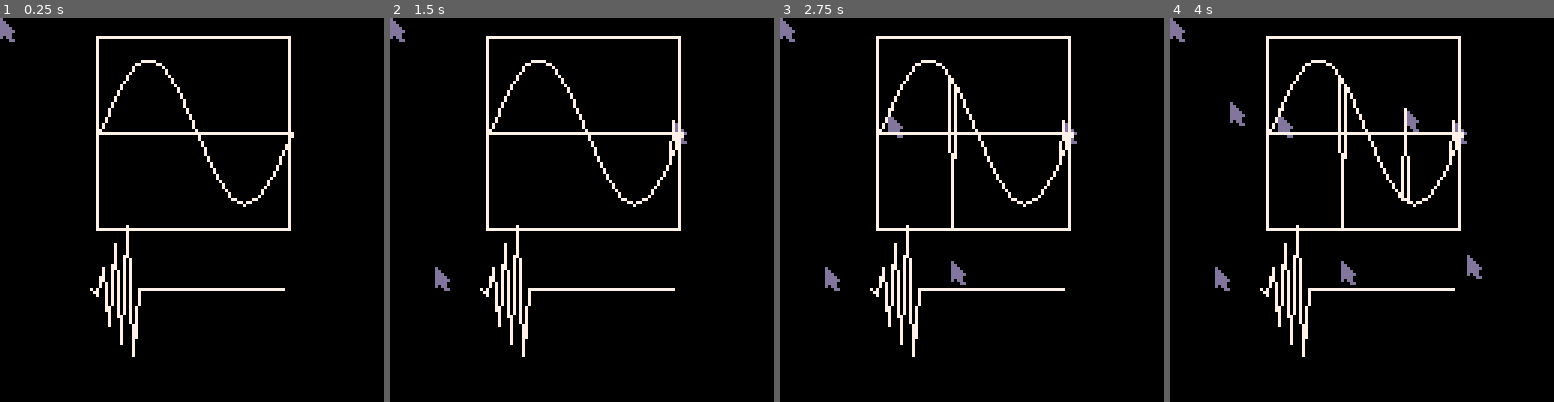
Above: before the commit, frames 1-4 (left to right).
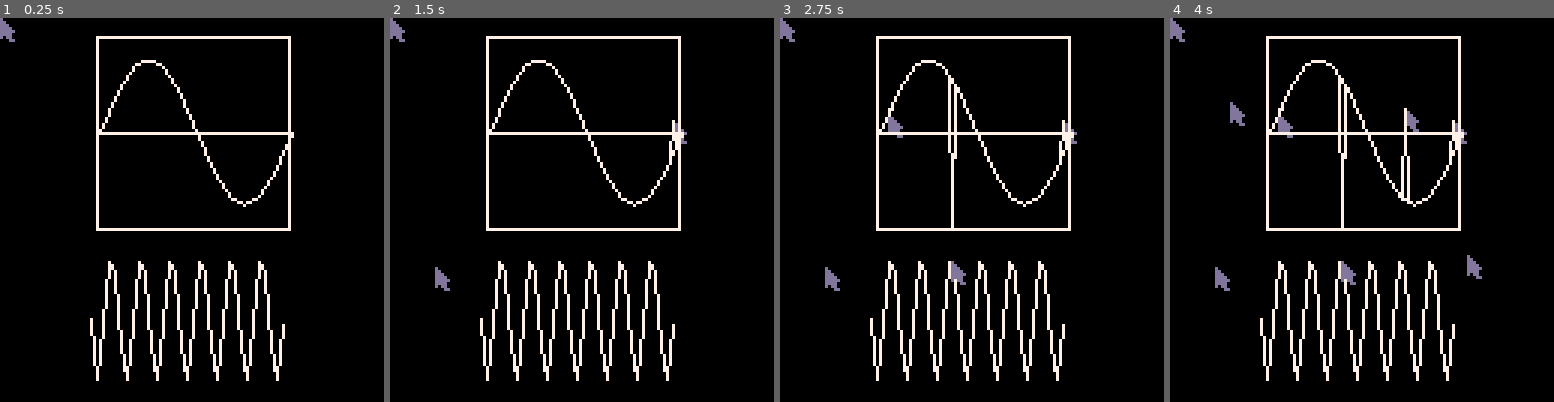
Above: after the commit, the same moments.

Repository: danslocombe/pico8-synth
Game: PICO-8 cartridge synth.p8
Two runs of this game, one before a commit and one after it. Both use one fixed random seed, a clock stepped at 60 frames per second and the inputs below.
Inputs (mouse positions are in pixels of both pictures, inside the frame that each line leads up to):
- Up to frame 1 (0.25 s): no input
- Up to frame 2 (1.5 s): click (670, 121) at 0.67 s; click (436, 267) at 1.22 s
- Up to frame 3 (2.75 s): click (887, 114) at 1.77 s; click (952, 259) at 2.32 s
- Up to frame 4 (4 s): click (1404, 106) at 2.87 s; click (1465, 256) at 3.42 s; click (1231, 102) at 3.97 s

The runs differ from the first frame. In frame 1, 3.8% of the frame differs, in the area x 23-75%, y 53-95%; in frame 2, 3.8%; in frame 3, 3.8%; in frame 4, 3.8%.

Commit message:
Fix up display

Diff:
--- a/synth.p8
+++ b/synth.p8
@@ -68,6 +68,8 @@
     end
 end
 
+local spectro_y = 100
+local spectro_height = 28
 
 function _update60()
     --cls()
@@ -83,7 +85,7 @@
             local t_pat = (t\80) % 64
             local wave = 0
 
-            local note_mult_a = read_pat(pat_a, t_pat)
+            local note_mult_a = 0.5 -- read_pat(pat_a, t_pat)
             if (note_mult_a > 0) then
                 local desired_input = t * 0.5 * #canvas * note_mult_a
                 local index = flr(desired_input % #canvas)
@@ -103,9 +105,9 @@
             if i == 0 then
                 --rectfill(30, 84 - 30, 30 + 512/8, 84 + 30, 0)
                 cls()
-                line(30, 90, 30, 90, 7)
+                line(30, spectro_y, 30, spectro_y, 7)
             elseif i % 8 == 0 then
-                line(30+draw_incr * i, 90 + wave * 30, 7)
+                line(30+draw_incr * i, spectro_y + wave * spectro_height, 7)
             end
             poke(0x4300 + i, (0.5 + 0.5*wave)*255)
         end
